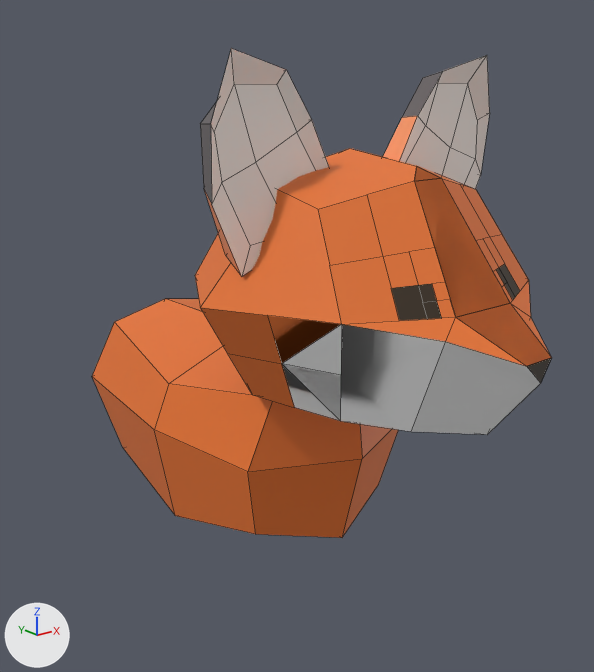
The FBX model My project/Assets/Models/Fox.fbx: old version first, new version second.
Camera for both pictures: a camera (50 mm lens) standing at (-2.58, -3.16, 2.39) and looking at (0.38, 0.53, 0.91). The lights are fixed; the arrows at lower left show +X, +Y and +Z. Mesh edges are drawn as thin lines. Where no turn or scale is listed for an object, it has been applied to the vertices.

Before the edit, the objects in view are built like this:
```python
me_cube_005 = bpy.data.meshes.new('Cube.005')
me_cube_005.from_pydata(...)  # 85 vertices, 68 faces; spans x -0.8..0.8, y -1.14..0.57, z -0.69..0.58
# faces by material slot: [50, 10, 8]
me_cube_005.materials.append(mat_material_001)  # orange #e7742f
me_cube_005.materials.append(mat_material_004)  # white #e7e7e7
me_cube_005.materials.append(mat_material_005)  # brown #342512
me_cube_006 = bpy.data.meshes.new('Cube.006')
me_cube_006.from_pydata(...)  # 52 vertices, 48 faces; spans x -0.82..0.82, y -0.49..-0.22, z 1.59..2.48
# faces by material slot: [14, 12, 22]
me_cube_006.materials.append(mat_material_002)  # orange #ff9d69
me_cube_006.materials.append(mat_material_006)  # dark grey #696365
me_cube_006.materials.append(mat_material_007)  # white #f3ede7
me_cube_007 = bpy.data.meshes.new('Cube.007')
me_cube_007.from_pydata(...)  # 27 vertices, 24 faces; spans x -0.727..0.727, y -0.596..0.75, z -0.735..0.492
me_cube_007.materials.append(mat_material_001)  # orange #e7742f
ob_cube = bpy.data.objects.new('Cube', me_cube_005)
ob_cube.location = (0.0, -0.296, 1.499)
ob_cube_001 = bpy.data.objects.new('Cube.001', me_cube_006)
ob_cube_001.location = (0.002, 0.013, 0.016)
ob_cube_002 = bpy.data.objects.new('Cube.002', me_cube_007)
ob_cube_002.location = (0.0, 0.493, 0.588)
ob_cube_002.scale = (0.865, 1.6, 0.912)
```
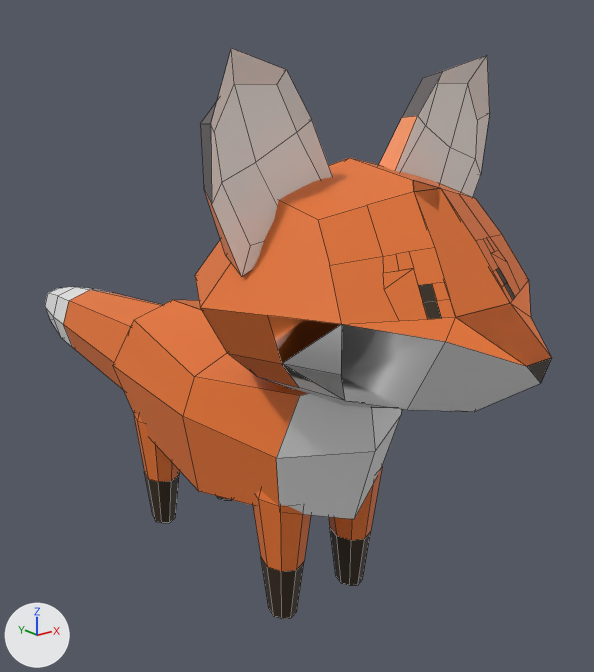
The newer file is also turned or shifted as a whole; pictures and numbers use the older file's frame.

What the commit changed:
Material 'Material' (mat_material) is new.
Its base color is (0.8, 0.8, 0.8) (white #e7e7e7).
Material 'Material.009' (mat_material_009) is new.
Its base color is (0.8, 0.176, 0.029) (orange #e77430).
Material 'Material.011' (mat_material_011) is new.
Its base color is (0.0339, 0.0185, 0.00593) (brown #342512).
Material 'Material.010' (mat_material_010) is new.
Its base color is (0.8, 0.176, 0.029) (orange #e77430).
me_cube_005 is used by ob_cube; location (0.0, -0.296, 1.499).
me_cube_005 had 85 vertices, 68 faces and spanned x -0.8..0.8, y -1.14..0.57, z -0.69..0.58.
me_cube_005 now has 93 vertices, 72 faces and spans x -0.8..0.8, y -1.14..0.53, z -0.69..0.54.
Part 2, on me_cube_005:
2 vertices are removed from x -0.35..0.35, y -0.67, z 0.11.
10 faces are deleted.
7 vertices in x -0.49..0.49, y -0.45..0.0, z 0.39..0.58 move by (0.0, 0.0, -0.04).
4 vertices in x -0.08..0.08, y -0.51, z 0.49 move by (0.0, 0.0, -0.05).
16 vertices move from x -0.54..0.54, y -0.91..0.57, z -0.59..0.54 to x -0.52..0.52, y -0.83..0.53, z -0.51..0.48.
10 vertices are added at x -0.38..0.38, y -0.68..-0.62, z 0.11..0.23.
14 new faces join them, mat_material_001 (orange #e7742f).
me_cube_005 part 3: 4 faces spanning x -0.52..0.52, y -0.83..0.0, z -0.69..-0.39 switch from mat_material_001 (orange #e7742f) to mat_material_004 (white #e7e7e7).
me_cube_007 has 27 vertices, 24 faces and spans x -0.727..0.727, y -0.596..0.75, z -0.735..0.492.
me_cube_007 is used by ob_cube_002; location (0.0, 0.493, 0.588); scale (0.865, 1.6, 0.912).
me_cube_007 part 1: all 8 faces centred in x -0.277..0.277, y -0.526..0.277, z -0.614..0.223 switch from mat_material_001 (orange #e7742f) to mat_material (white #e7e7e7).
Mesh me_cube_012 is new.
It has 68 vertices, 64 faces and spans x -0.393..0.393, y -0.137..0.219, z -0.747..0.192.
Faces by material slot: [40, 24].
It uses material mat_material_001 (orange #e7742f).
It uses material mat_material_005 (brown #342512).
Mesh me_cube_008 is new.
It has 42 vertices, 40 faces and spans x -0.35..0.35, y -0.35..1.77, z -0.35..0.35.
Faces by material slot: [20, 20].
It uses material mat_material_009 (orange #e77430).
It uses material mat_material (white #e7e7e7).
Mesh me_cube_013 is new.
It has 68 vertices, 64 faces and spans x -0.393..0.393, y -0.137..0.219, z -0.747..0.192.
Faces by material slot: [40, 24].
It uses material mat_material_010 (orange #e77430).
It uses material mat_material_011 (brown #342512).
Object 'Cube.002' (ob_cube_002) moves from (0.0, 0.493, 0.588) to (0.0, 0.405, 0.662).
Object 'Cube.002' (ob_cube_002) is rescaled from (0.865, 1.6, 0.912) to (0.691, 1.6, 0.778).
Object 'Cube.003' (ob_cube_003) is new; it shows me_cube_012.
Its location is (0.0, -0.165, 0.338).
Object 'Cube.005' (ob_cube_005) is new; it shows me_cube_008.
Its location is (-0.003, 1.444, 0.62).
Object 'Cube.004' (ob_cube_004) is new; it shows me_cube_013.
Its location is (0.0, 1.11, 0.338).

Location of each change, (x1, y1, x2, y2) in pixels of the pictures (594 x 672 px; the box of a moved part takes in the faces that stretch with it):
'Cube', reshaped (12% shorter)
    before: (195, 148, 551, 435)
    after: (195, 158, 551, 411)
'Cube.002', moved, rescaled (8% shorter)
    before: (92, 299, 398, 538)
    after: (113, 300, 402, 519)
'Cube.003', added (brown)
    after: (253, 466, 382, 619)
    faces in mat_material_001 (orange #e7742f): (253, 466, 382, 572)
    faces in mat_material_005 (brown #342512): (261, 528, 371, 619)
'Cube.005', added (orange)
    after: (45, 287, 161, 389)
    faces in mat_material_009 (orange #e7742f): (63, 290, 161, 389)
    faces in mat_material (white #e7e7e7): (45, 287, 112, 346)
'Cube.004', added (brown)
    after: (133, 413, 231, 523)
    faces in mat_material_010 (orange #e7742f): (133, 413, 179, 482)
    faces in mat_material_011 (brown #342512): (145, 474, 231, 523)
part 1 of me_cube_007, recoloured
    before: (248, 401, 398, 538)
    after: (276, 393, 402, 519)
part 2 of me_cube_005, moved or reshaped
    before: (195, 148, 540, 435)
    after: (195, 158, 540, 411)
part 3 of me_cube_005, recoloured
    after: (260, 377, 391, 408)
